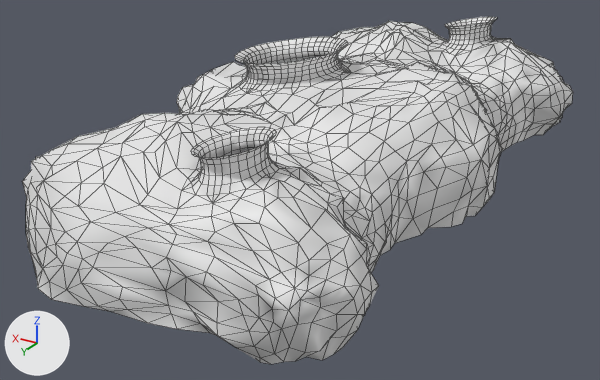
Two versions of the FBX model Assets/Arts/FBX/IceRoof.fbx, one commit apart.
Both versions are drawn from a 50 mm lens placed at (10.3, 171.0, 65.2), pointed at (89.2, 39.5, -0.5). Lighting does not change. The marker at lower left points along +X, +Y and +Z. Mesh edges are drawn as thin lines. Where no turn or scale is listed for an object, it has been applied to the vertices.

Names of what the first picture shows: 'IceRoof.003'.
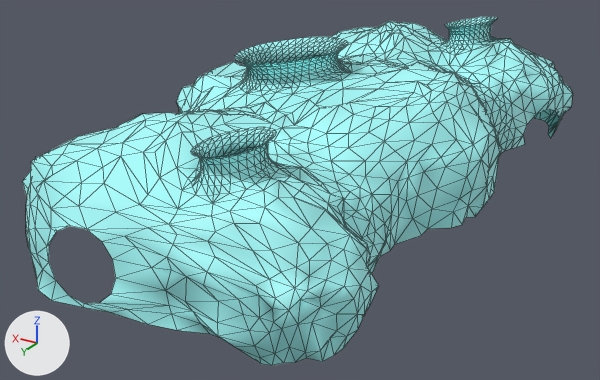
The newer file is also turned or shifted as a whole; pictures and numbers use the older file's frame.

Diff of the bpy script that builds the scene:
```diff
--- a/Assets/Arts/FBX/IceRoof.fbx.py
+++ b/Assets/Arts/FBX/IceRoof.fbx.py
@@ mat_iceinner @@
+mat_iceinner = principled_material('IceInner')
+mat_iceinner.base_color = (0.4, 1.0, 1.0)  # cyan #aaffff
+mat_iceinner.roughness = 0.553
@@ me_scene_002 @@
 # used by ob_iceroof_003; location = (118.1, 32.0, 2.3)
-me_scene_002.from_pydata(...)  # 1852 vertices, 2475 faces; spans x -66.5..5.4, y -64.3..64.1, z -2.8..24.5
+me_scene_002.from_pydata(...)  # 1839 vertices, 3451 faces; spans x -66.5..5.4, y -64.3..64.1, z -3.6..24.5
+# me_scene_002 part 1: 62 vertices moved from x -64.9..0.7, y -63.3..64.1, z -2.5..13.1 to x -64.9..-0.1, y -63.3..64.1, z -2.7..13.0; 142 vertices removed from x -66.5..4.2, y -62.3..64.1, z -2.8..11.9; 129 vertices added at x -66.5..3.9, y -62.3..63.5, z -3.6..11.8
+# me_scene_002 part 2: 1338 faces spanning x -65.7..5.4, y -64.3..63.1, z -2.6..22.1 switch from no material to mat_iceinner (cyan #aaffff)
```

Boxes (x1, y1, x2, y2) around the edits, measured in the pictures (600 x 380 px; the box of a moved part takes in the faces that stretch with it):
'IceRoof.003', reshaped
    before: (22, 17, 573, 364)
    after: (22, 17, 572, 365)
part 1 of me_scene_002, moved or reshaped
    before: (29, 64, 573, 364)
    after: (29, 64, 572, 365)
part 2 of me_scene_002, recoloured (white to cyan)
    both: (22, 22, 555, 358)
